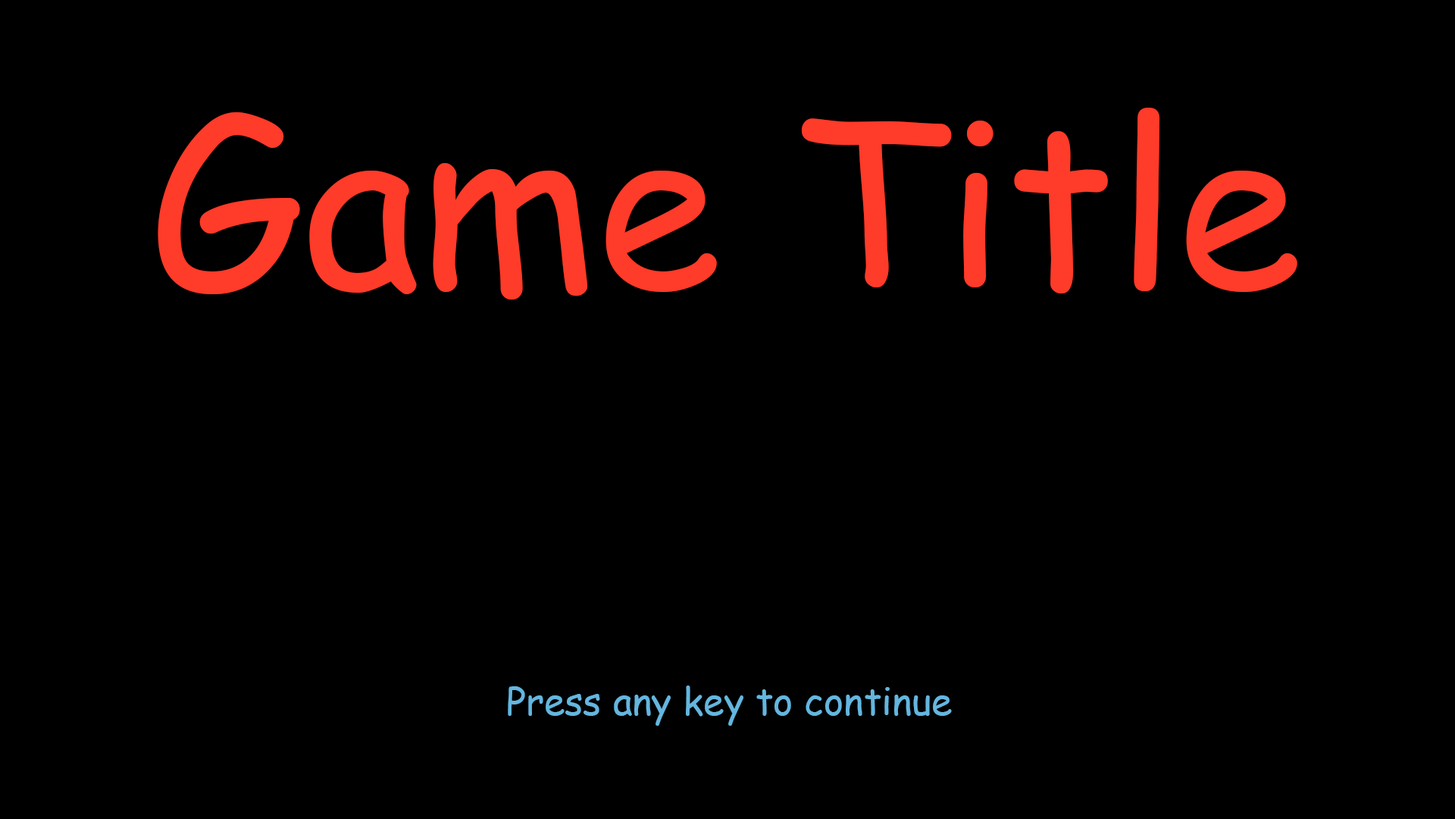
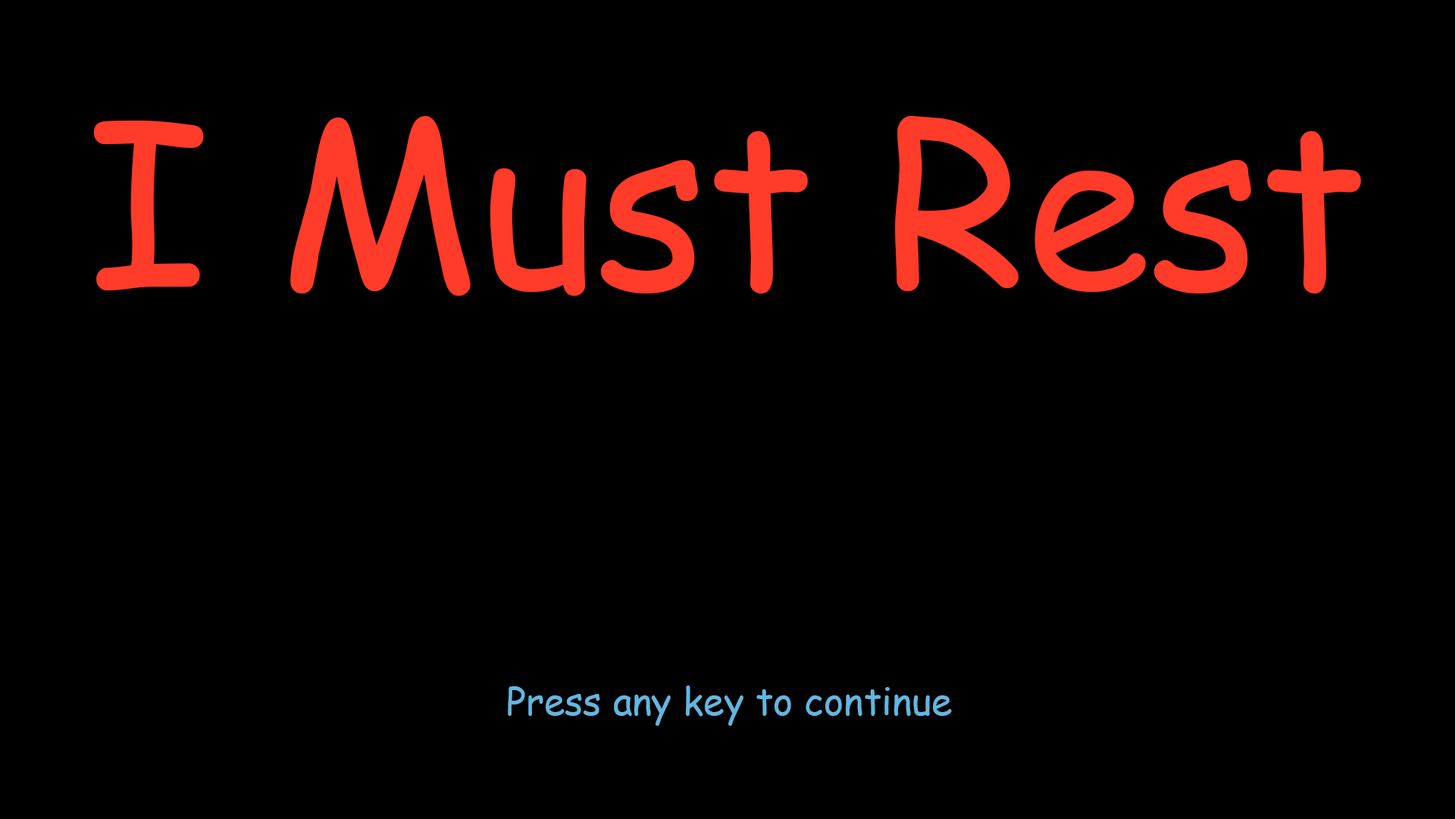
Revision of a layered w=1455, h=819 image; what changed, layer by layer:
renamed "Game Title" to "I Must Rest", painted on it over [93, 107, 1362, 300]
